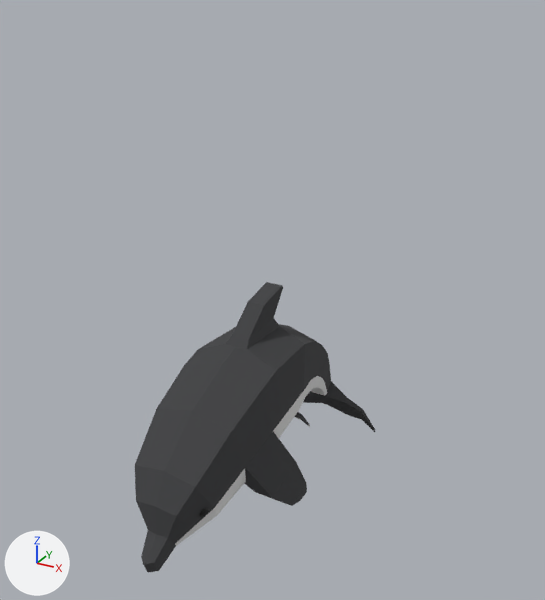
An edit to the glTF model assets/static.glb, drawn before and after from the same camera.
Both versions are drawn from a 50 mm lens placed at (209.0, -365.0, 268.0), pointed at (14.0, -10.0, 90.0). The lights are fixed; the arrows at lower left show +X, +Y and +Z. The first picture is the older version. Where no turn or scale is listed for an object, it has been applied to the vertices.

Objects in the first picture: 'Dolphin-col' and 1 more.
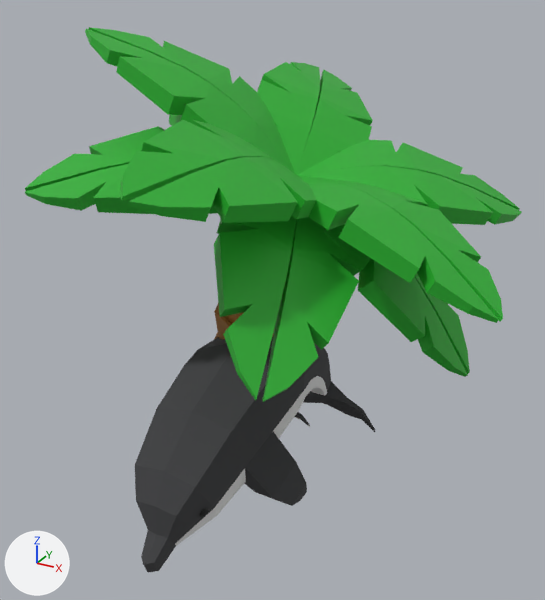
Location of each change, [x1, y1, x2, y2] in pixels of the pictures (545 x 600 px):
'PalmTree-col', added
    after: [25, 27, 522, 402]
    faces in mat_green_001 (green #28af2e): [25, 27, 522, 402]
    faces in mat_wood_001 (brown #a37035): [214, 303, 275, 339]

The edits, one by one:
Material 'Wood.001' (mat_wood_001) is new.
Its base color is (0.367, 0.162, 0.0352) (brown #a37035).
Material 'Green.001' (mat_green_001) is new.
Its base color is (0.0214, 0.429, 0.0275) (green #28af2e).
Mesh me_cube_002 is new.
It has 1070 vertices, 2096 faces and spans x -103.0..152.0, y -140.0..132.0, z 0.0..238.0.
Faces by material slot: [416, 1680].
It uses material mat_wood_001 (brown #a37035).
It uses material mat_green_001 (green #28af2e).
Object 'PalmTree-col' (ob_palmtree_col) is new; it shows me_cube_002.
Its location is (0.0, 0.0, 0.0).
